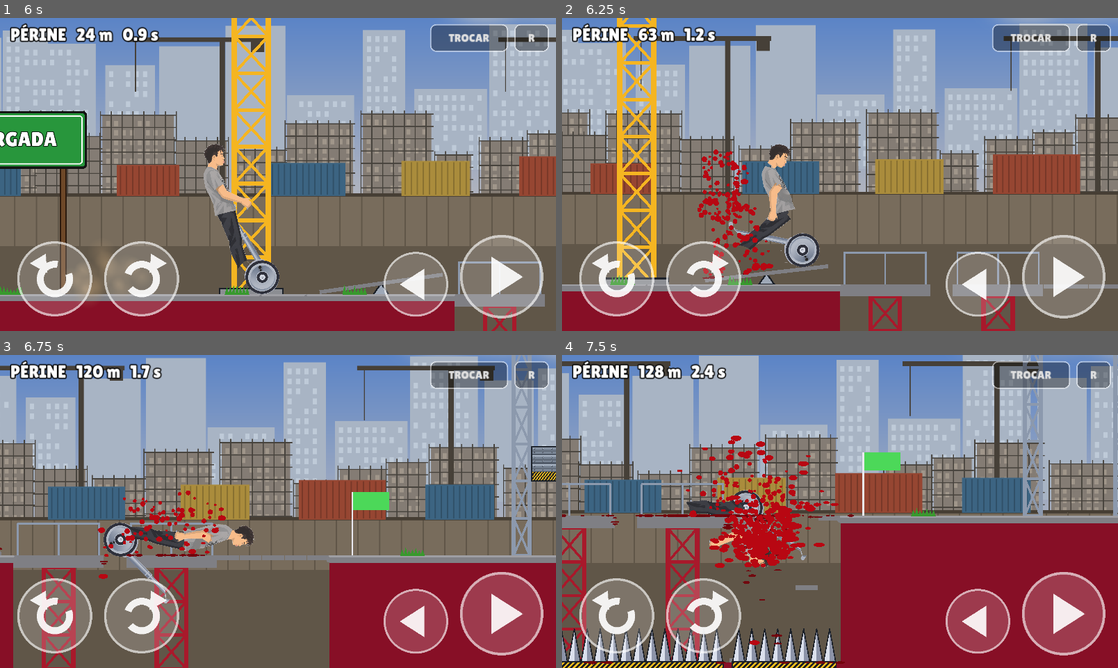
Above: before the commit, frames 1-4 (two rows, left to right).
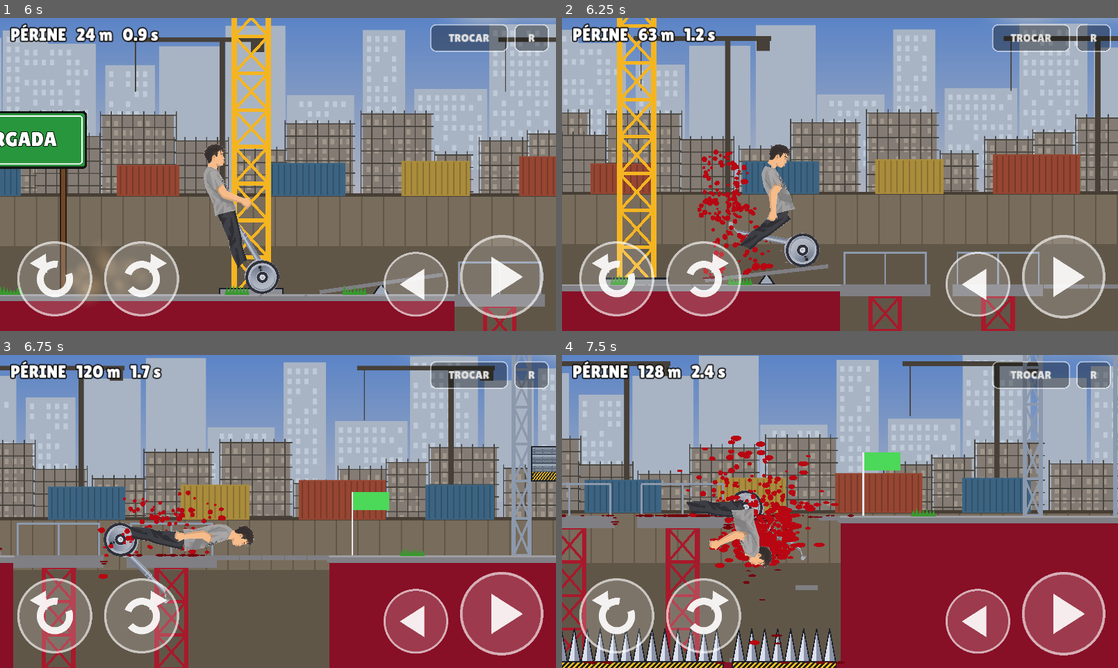
Above: after the commit, the same moments.

Repository: site-oficial-br-y/variant.agencia
Game: Godot game, scene res://levels/Abertura.tscn
Two runs of this game, one before a commit and one after it. Both use one fixed random seed, a clock stepped at 60 frames per second and the inputs below.
Inputs (mouse positions are in pixels of both pictures, inside the frame that each line leads up to):
- Up to frame 1 (6 s): tap Enter at 0.5 s; move the mouse to (250, 237) at 0.52 s; hold Right (accelerate) 0.53-1.25 s; tap Space (eject) at 0.6, 5.85 s; click (250, 237) at 0.67 s; click (511, 290) at 1.25 s; click "1. PRIMEIRO ROLÊ" at 2 s; click "R" at 2.75 s; click "TROCAR" at 3.5 s; click (511, 290) at 4.25 s; click "2. OBRA" at 5 s; move the mouse to (444, 221) at 5.77 s; hold Right (accelerate) from 5.78 s (still down)
- Up to frame 2 (6.25 s): keep holding Right (accelerate)
- Up to frame 3 (6.75 s): move the mouse to (111, 464) at 6.52 s; release Right (accelerate) at 6.53 s; hold A from 6.53 s (still down); tap Space (eject) at 6.6 s
- Up to frame 4 (7.5 s): keep holding A; move the mouse to (867, 511) at 7.27 s; tap Space (eject) at 7.35 s; click (867, 511) at 7.42 s

Frame 1 is identical in both runs. In frame 2, less than 0.1% of the frame differs, in the area x 32-36%, y 66-72%; in frame 3, 0.1%; in frame 4, 0.7%, in the area x 23-38%, y 46-68%.

Commit message:
Bicho Ehn: pe do Gian volta para a perna; caido fica na frente do veiculo
A canela e o pe do scooter estavam recortados dentro da peca "frente" do
veiculo e ficavam nele quando o piloto caia. Pixels movidos para "perna",
colisao da perna estendida ate o pe, e o ragdoll sobe de camada ao cair.

Co-Authored-By: Claude Opus 5.5 <noreply@anthropic.com>
Claude-Session: https://claude.ai/code/session_014hX2KsBke7Sq6MsZDXhCCQ

Diff:
--- a/jogo-godot/actors/Player.gd
+++ b/jogo-godot/actors/Player.gd
@@ -271,6 +271,7 @@
 		rb.global_transform = Transform2D(rot, arte_para_mundo(base))
 		for k in _pecas_do(corpo):
 			sprites[k].reparent(rb)            # mantém a transform global: zero salto
+			sprites[k].z_index += 20          # caído fica na frente do veículo (perna não some atrás dele)
 		rb.linear_velocity = herda_vel + (Vector2(160, -380) if pulo else Vector2.ZERO)
 		corpos[corpo] = rb
 		rb.add_to_group("piloto")
--- a/jogo-godot/assets/scooter/parts.json
+++ b/jogo-godot/assets/scooter/parts.json
@@ -45,9 +45,9 @@
   },
   "perna": {
    "x": 309,
-   "y": 620,
-   "w": 211,
-   "h": 191
+   "y": 553,
+   "w": 302,
+   "h": 258
   },
   "braco": {
    "x": 284,
@@ -195,14 +195,14 @@
    "forma": [
     "caps",
     [
-     340,
-     660
-    ],
-    [
      355,
-     770
-    ],
-    88
+     690
+    ],
+    [
+     545,
+     790
+    ],
+    70
    ]
   }
  },
Binary file changed: jogo-godot/assets/scooter/frente.png
Binary file changed: jogo-godot/assets/scooter/perna.png
Not shown, changed: rodas/godot/index.html
Not shown, changed: rodas/godot/index.pck
